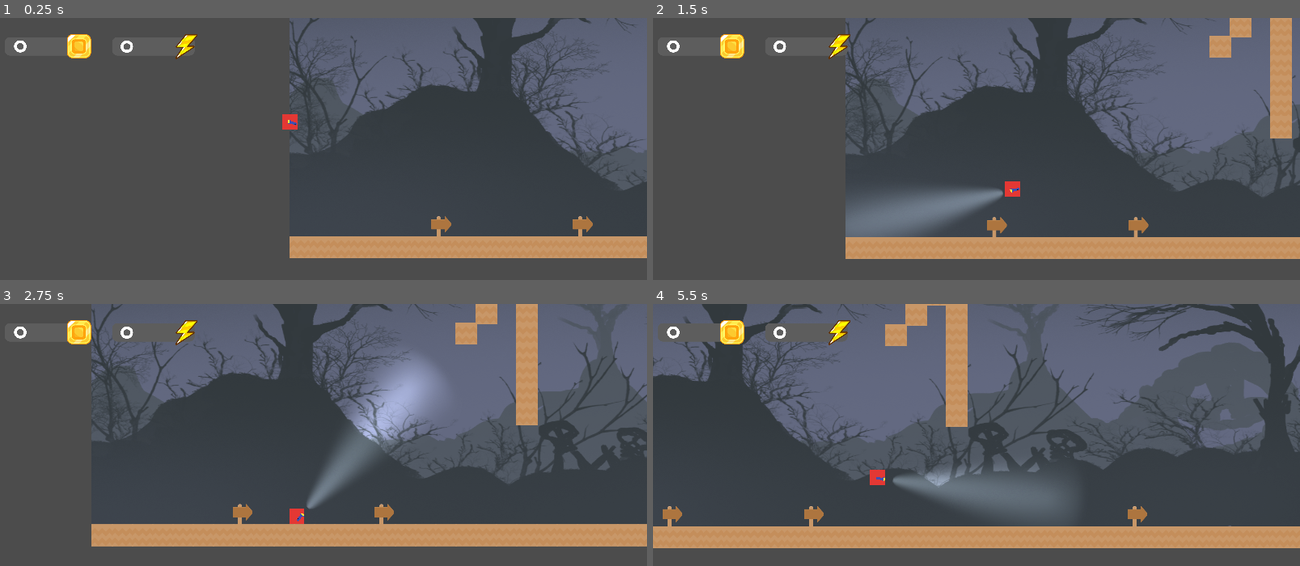
Above: before the commit, frames 1-4 (two rows, left to right).
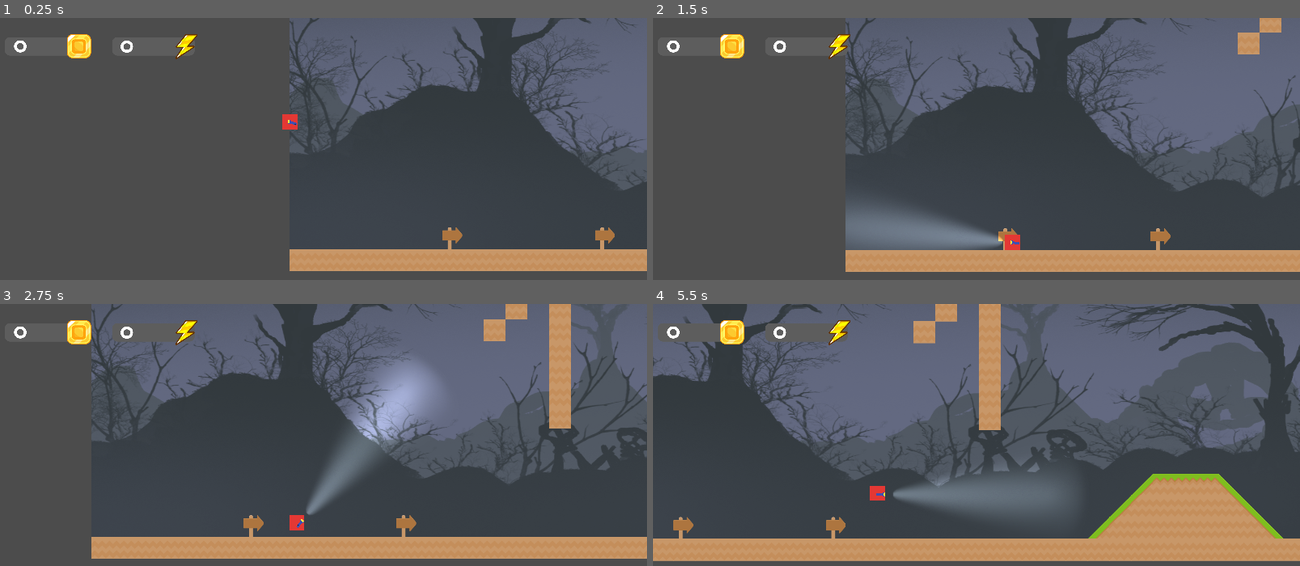
Above: after the commit, the same moments.

Repository: game-progamming-2019/team-2
Game: Godot game, scene res://Environment/Environment.tscn
The game is run twice, just before and just after one commit, with the same random seed, the same clock (stepped at 60 frames per second) and the same inputs.
Inputs (mouse positions are in pixels of both pictures, inside the frame that each line leads up to):
- Up to frame 1 (0.25 s): no input
- Up to frame 2 (1.5 s): move the mouse to (1118, 188) at 0.52 s; hold Space 0.53-1.28 s; hold D from 0.53 s (still down); click (1118, 188) at 0.67 s; move the mouse to (847, 224) at 1.27 s; tap Shift at 1.35 s
- Up to frame 3 (2.75 s): tap Space at 1.52, 1.55, 1.82 s; move the mouse to (388, 408) at 2.02 s; release D at 2.03 s; hold A from 2.03 s (still down); hold Space from 2.03 s (still down)
- Up to frame 4 (5.5 s): move the mouse to (outside the picture) at 2.77 s; release A at 2.78 s; release Space at 2.78 s; hold D 2.78-4.28 s; tap Shift at 2.85, 4.35 s; click (outside the picture) at 2.92 s; tap Space at 3.02, 3.05, 3.32, 4.52, 4.55, 4.82 s; move the mouse to (1170, 550) at 3.52 s; hold Space 3.53-4.28 s; move the mouse to (782, 437) at 4.27 s; hold A 4.28-5.03 s; move the mouse to (1008, 492) at 5.02 s; hold D from 5.03 s (still down); hold Space from 5.03 s (still down); click (1008, 492) at 5.17 s

The runs differ from the first frame. In frame 1, 5.9% of the frame differs, in the area x 44-100%, y 75-97%; in frame 2, 12%; in frame 3, 13%; in frame 4, 17%, in the area x 0-100%, y 0-99%.

Commit message:
Doppelsprung hinzugefügt

Diff:
--- a/Level/Level_1/Tileset/Tileset.tscn
+++ b/Level/Level_1/Tileset/Tileset.tscn
@@ -2,24 +2,19 @@
 
 [ext_resource path="res://Level/Level_1/Tileset/tiles_spritesheet.png" type="Texture" id=1]
 
-
-
-
-
-
-[sub_resource type="RectangleShape2D" id=1]
+[sub_resource type="RectangleShape2D" id=2]
 extents = Vector2( 35.0129, 35.0224 )
 
-[sub_resource type="OccluderPolygon2D" id=2]
+[sub_resource type="OccluderPolygon2D" id=1]
 polygon = PoolVector2Array( -35, -35, 35, -35, 35, 35, -35, 35 )
 
-[sub_resource type="OccluderPolygon2D" id=4]
+[sub_resource type="OccluderPolygon2D" id=5]
 polygon = PoolVector2Array( -35, 35, 35, 35, 35, -35 )
 
-[sub_resource type="RectangleShape2D" id=3]
+[sub_resource type="RectangleShape2D" id=4]
 extents = Vector2( 34.9985, 19.8823 )
 
-[sub_resource type="OccluderPolygon2D" id=5]
+[sub_resource type="OccluderPolygon2D" id=3]
 polygon = PoolVector2Array( -35, -20, 35, -20, 35, 20, -35, 20 )
 
 [node name="Tileset" type="Node2D"]
@@ -48,13 +43,12 @@
 [node name="StaticBody2D" type="StaticBody2D" parent="Erde"]
 
 [node name="CollisionShape2D" type="CollisionShape2D" parent="Erde/StaticBody2D"]
-shape = SubResource( 1 )
+shape = SubResource( 2 )
 
 [node name="LightOccluder2D2" type="LightOccluder2D" parent="Erde"]
-occluder = SubResource( 2 )
+occluder = SubResource( 1 )
 
 [node name="Rampe_hoch" type="Sprite" parent="."]
-editor/display_folded = true
 position = Vector2( 152.184, 0 )
 texture = ExtResource( 1 )
 region_enabled = true
--- a/Level/Level_1/level.tscn
+++ b/Level/Level_1/level.tscn
@@ -18,8 +18,9 @@
 
 [node name="TileMap" type="TileMap" parent="."]
 tile_set = ExtResource( 2 )
+cell_size = Vector2( 69, 69 )
 format = 1
-tile_data = PoolIntArray( -327659, 1, 0, -262124, 1, 0, -262 …(548 unchanged characters)… , 1, 0, 262197, 1, 0, 262198, 1, 0, 327722, 1, 0, 327723, 1, 0, 327724, 1, 0, 327725, 1, 0, 327726, 1, 0, 327727, 1, 0, 327728, 1, 0, 327729, 1, 0, 327730, 1, 0, 327731, 1, 0, 327732, 1, 0, 327733, 1, 0, 327734, 1, 0, 393257, 1, 0, 393258, 1, 0, 393259, 1, 0, 393260, 1, 0, 393261, 1, 0, 393262, 1, 0, 393263, 1, 0, 393264, 1, 0, 393265, 1, 0, 393266, 1, 0, 393267, 1, 0, 393268, 1, 0, 393269, 1, 0, 393270, 1, 0, 458759, 4, 0, 458766, 4, 0, 458782, 4, 0, 458791, 5, 0, 458792, 1, 0, 458793, …(959 unchanged characters)…
+tile_data = PoolIntArray( -327659, 1, 0, -262124, 1, 0, -262 …(548 unchanged characters)… , 1, 0, 262197, 1, 0, 262198, 1, 0, 327708, 2, 0, 327709, 0, 0, 327710, 0, 0, 327711, 0, 0, 327712, 3, 0, 327722, 1, 0, 327723, 1, 0, 327724, 1, 0, 327725, 1, 0, 327726, 1, 0, 327727, 1, 0, 327728, 1, 0, 327729, 1, 0, 327730, 1, 0, 327731, 1, 0, 327732, 1, 0, 327733, 1, 0, 327734, 1, 0, 393243, 2, 0, 393244, 9, 0, 393245, 1, 0, 393246, 1, 0, 393247, 1, 0, 393248, 10, 0, 393249, 3, 0, 393257, 1, 0, 393258, 1, 0, 393259, 1, 0, 393260, 1, 0, 393261, 1, 0, 393262, 1, 0, 393263, 1, 0, 393264, 1, 0, 393265, 1, 0, 393266, 1, 0, 393267, 1, 0, 393268, 1, 0, 393269, 1, 0, 393270, 1, 0, 458759, 4, 0, 458766, 4, 0, 458778, 2, 0, 458779, 9, 0, 458780, 1, 0, 458781, 1, 0, 458782, 1, 0, 458783, 1, 0, 458784, 1, 0, 458785, 10, 0, 458786, 3, 0, 458791, 5, 0, 458792, 1, 0, 458793, …(959 unchanged characters)…
 
 [node name="Path2D" type="Path2D" parent="."]
 position = Vector2( -125.79, 0 )
@@ -28,7 +29,7 @@
 
 [node name="CameraPath" type="PathFollow2D" parent="Path2D"]
 position = Vector2( 80, 420 )
-rotation = -0.0247293
+rotation = -0.0247292
 
 [node name="background" type="Sprite" parent="."]
 position = Vector2( 1281.79, 86.2645 )
@@ -39,7 +40,7 @@
 [node name="Area2D" type="Area2D" parent="."]
 
 [node name="CollisionShape2D" type="CollisionShape2D" parent="Area2D"]
-position = Vector2( 2528.78, 75.228 )
+position = Vector2( 2723.53, 60.978 )
 shape = SubResource( 2 )
 
 [connection signal="body_entered" from="Area2D" to="." method="_on_Area2D_body_entered"]
--- a/Level/Level_2/level.tscn
+++ b/Level/Level_2/level.tscn
@@ -39,7 +39,7 @@
 [node name="Area2D" type="Area2D" parent="."]
 
 [node name="CollisionShape2D" type="CollisionShape2D" parent="Area2D"]
-position = Vector2( 2660.17, 69.6762 )
+position = Vector2( 2657.9, 62.86 )
 shape = SubResource( 2 )
 
 [connection signal="body_entered" from="Area2D" to="." method="_on_Area2D_body_entered"]
--- a/Player/Player.gd
+++ b/Player/Player.gd
@@ -20,6 +20,10 @@
 
 #Movement
 var _jump_value: float = 1
+
+var _double_jumped: bool = false
+var _released_jump_button: bool = false
+
 var _state: String
 var _lock = true
 var _in_air: bool
@@ -78,8 +82,11 @@
 		self._is_running = false
 
 func jump(delta):
-	if self.is_on_floor() && Input.is_key_pressed(KEY_SPACE):
+	if self.is_on_floor() && Input.is_action_pressed("ui_up"):
 		self._jumping = true
+	elif !self._double_jumped  && Input.is_action_just_pressed("ui_up") && self._jump_value < 0.5:
+		self._double_jumped = true
+		self._jump_value = 1
 	if self._jumping == true:
 		# Mathematical function, which is ran from 1 to -1
 		self.direction.y = -pow(SPRUNG_HOEHE * self._jump_value, 1)
@@ -88,6 +95,7 @@
 			self._jumping = false
 			self._jump_value = 1
 			self._lock = true
+			self._double_jumped = false
 		if self.is_on_ceiling() && self._lock:
 			self._lock = false
 			self._jump_value =  -self._jump_value
@@ -116,8 +124,6 @@
 	setVelocity()
 	applyGravity()
 
-	#print(self.velocity.x)
-
 	#var snap = Vector2.UP * 32 if !_jumping else Vector2.ZERO
 	#move_and_slide_with_snap(self.velocity, snap, Vector2.UP)
 
--- a/project.godot
+++ b/project.godot
@@ -24,6 +24,16 @@
 window/stretch/mode="2d"
 window/stretch/aspect="keep"
 
+[input]
+
+ui_up={
+"deadzone": 0.5,
+"events": [ Object(InputEventKey,"resource_local_to_scene":false,"resource_name":"","device":0,"alt":false,"shift":false,"control":false,"meta":false,"command":false,"pressed":false,"scancode":16777232,"unicode":0,"echo":false,"script":null)
+, Object(InputEventJoypadButton,"resource_local_to_scene":false,"resource_name":"","device":0,"button_index":12,"pressure":0.0,"pressed":false,"script":null)
+, Object(InputEventKey,"resource_local_to_scene":false,"resource_name":"","device":0,"alt":false,"shift":false,"control":false,"meta":false,"command":false,"pressed":false,"scancode":32,"unicode":0,"echo":false,"script":null)
+ ]
+}
+
 [rendering]
 
 environment/default_environment="res://default_env.tres"
Not shown: 35 places in Level/Level_1/Tileset/Tileset.tscn that only renumber resources
